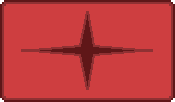
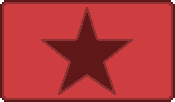
Before/after of a w=175, h=102 layered artwork. What changed in the layer stack:
renamed "Capa 9" to "Capa 10", painted on it over 21, 7, 153, 95
removed layer "Capa 6" over 21, 7, 153, 95